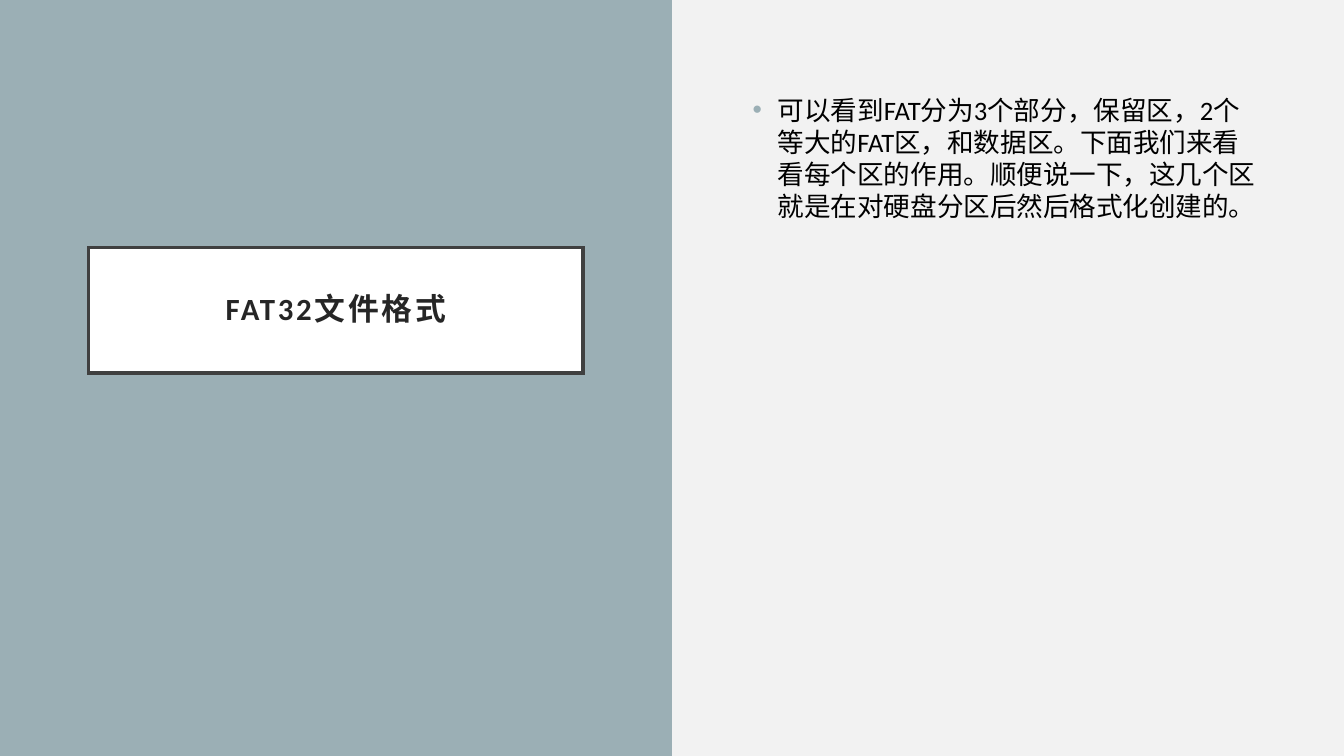
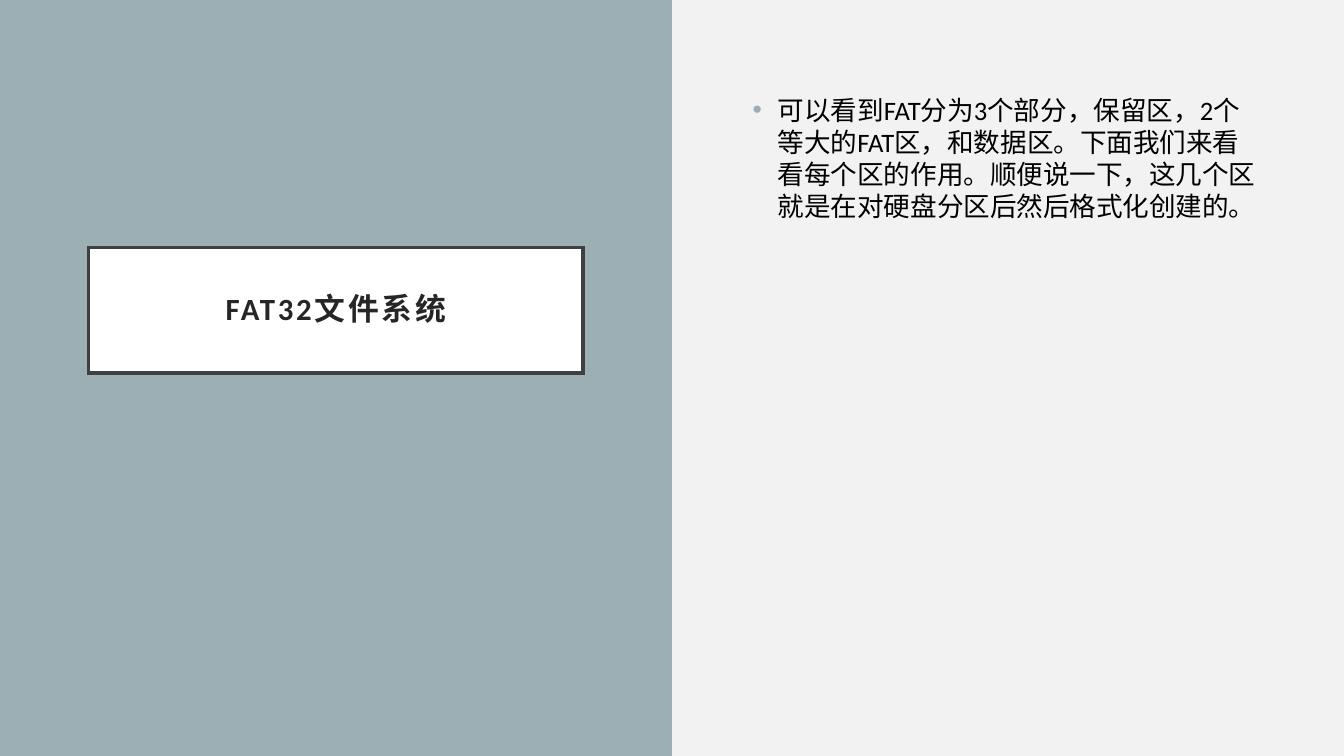
Before and after one commit to llCurious/synchro, a slide deck: slide 5 of Windows Fs.pptx. Drawn at 1344x756 pixels with LibreOffice and Linux fonts; fonts in the diff are those of the drawing. Boxes give left, top, right and bottom in pixels: in the first picture for what was removed or moved away, otherwise in the second. Text is boxed around its words. In the diff, an @@ line names an element or a change of style, - is before the commit and + after.

```diff
--- a/Windows Fs.pptx
+++ b/Windows Fs.pptx
@@ title at (x1=226, y1=294, x2=446, y2=323): text changed @@
-FAT32文件格式
+FAT32文件系统
```
Also in this commit, not shown: 1 other slide changed, 1 slide removed.
